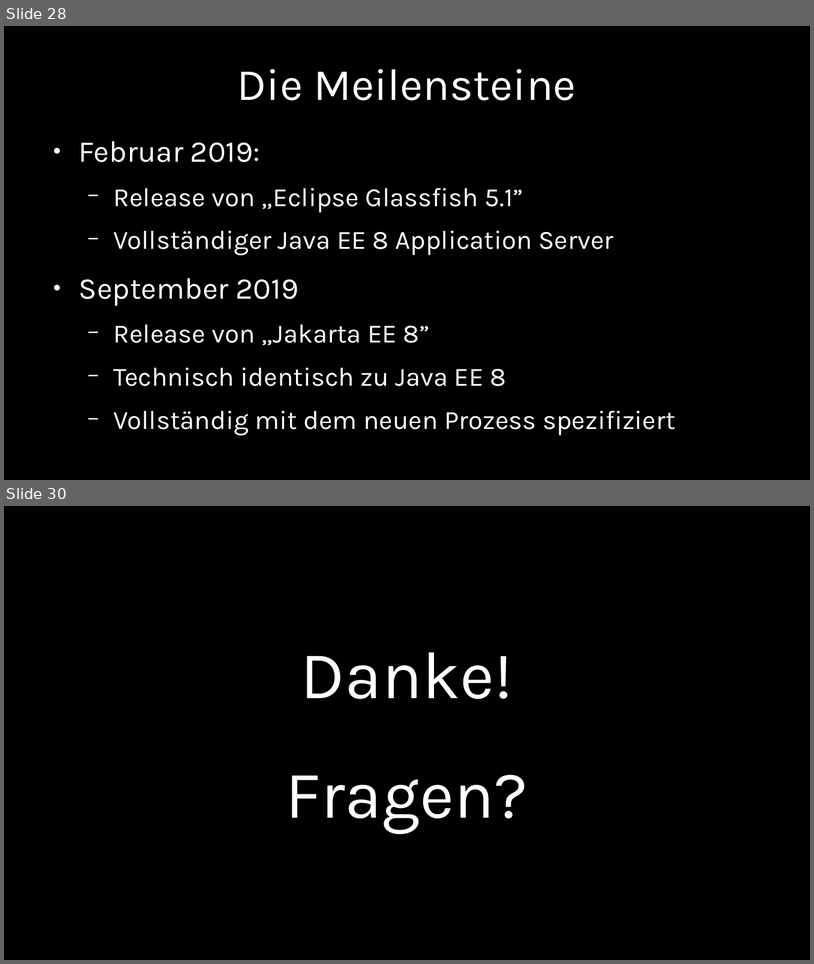
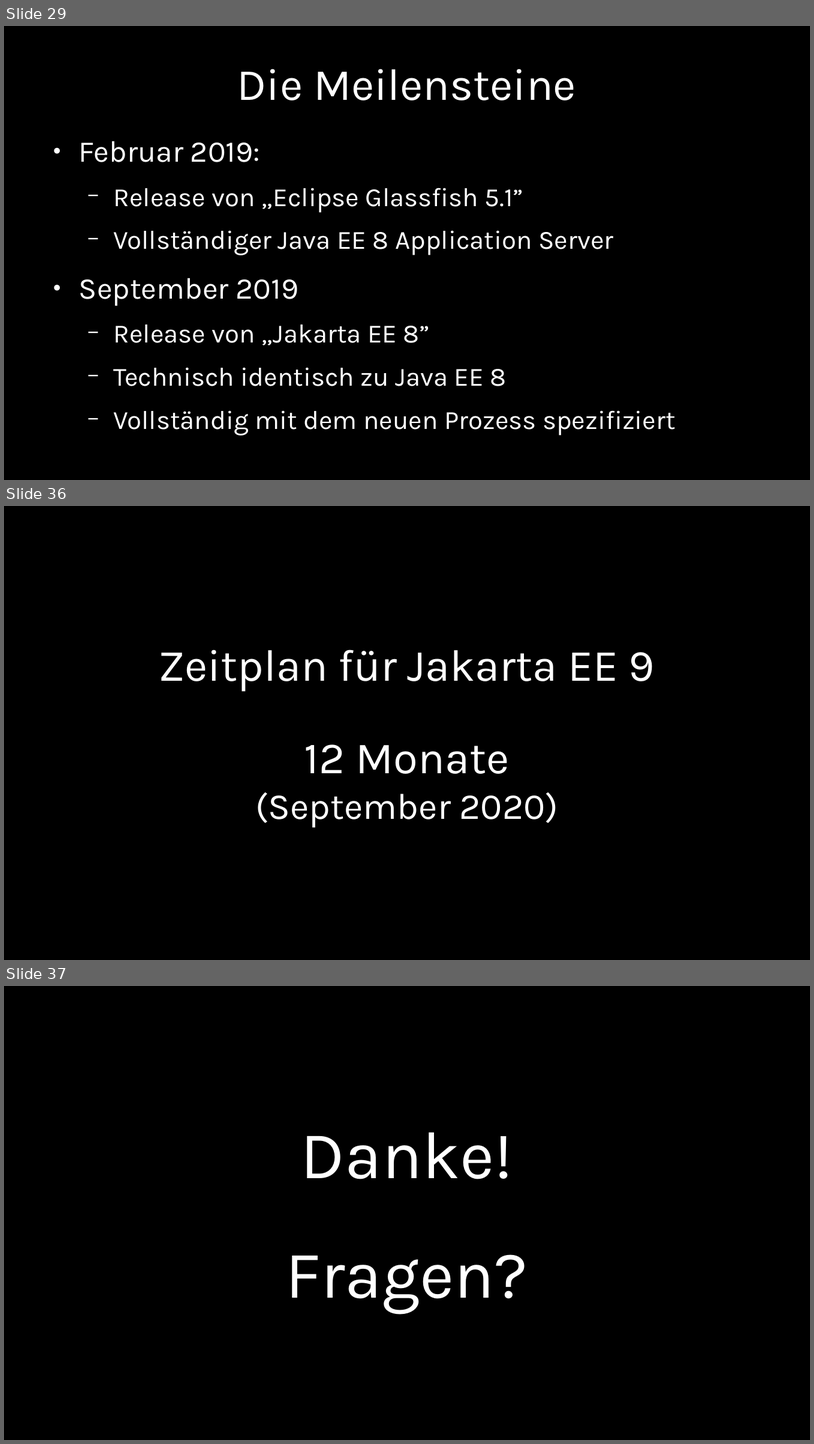
Before and after one commit to chkal/talks, a slide deck: 2019-11-jvmcon-jakarta-ee/JakartaEE.odp. Shown one above the other, each under a label of ours: slides 28 and 30 before the commit, slides 29, 36 and 37 after it; the slides between them are not shown. The pictures are 814x964 and 814x1444 pixels, drawn with LibreOffice and Linux fonts; fonts in the diff are those of the drawing. Boxes give left, top, right and bottom in pixels: in the first picture for what was removed or moved away, otherwise in the second. Text is boxed around its words. In the diff, an @@ line names an element or a change of style, - is before the commit and + after.

```diff
--- a/2019-11-jvmcon-jakarta-ee/JakartaEE.odp
+++ b/2019-11-jvmcon-jakarta-ee/JakartaEE.odp
@@ slide 36 added at [4,506,810,960], background #000000 @@
@@ subtitle added at [158,649,655,828], 44 pt, text #FFFFFF @@
+Zeitplan für Jakarta EE 9
+12 Monate
+(September 2020)
@@ what was slide 28 is now slide 29 @@
@@ what was slide 30 is now slide 37 @@
```
Also in this commit, not shown: 3 slides changed, 7 other slides added, 1 slide removed, 1 other file.
